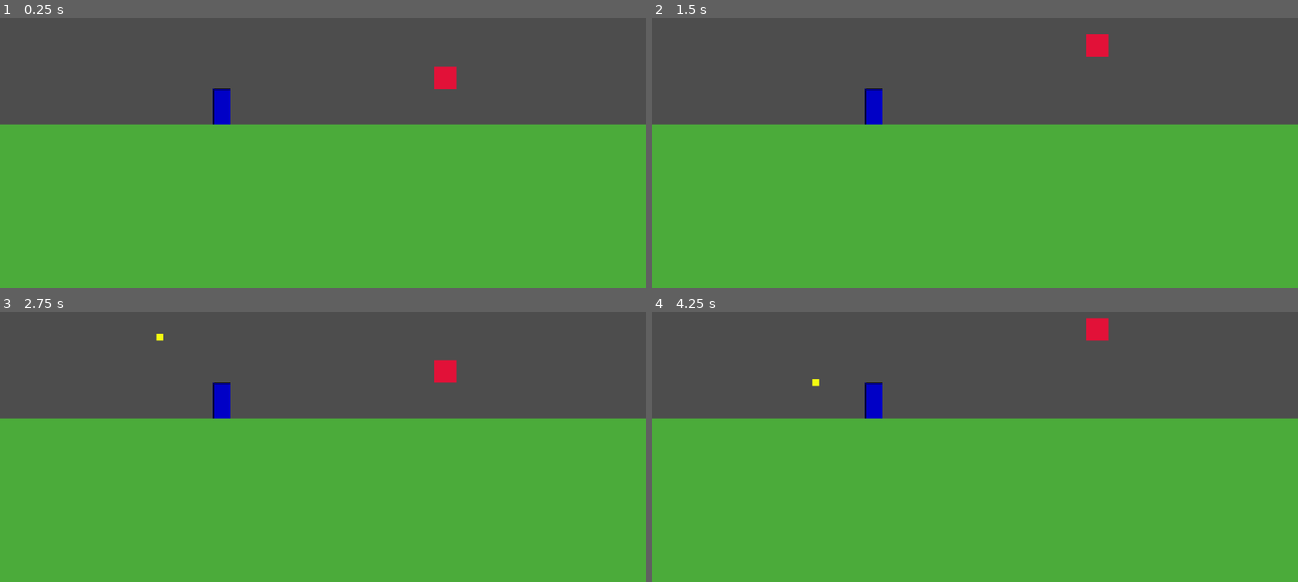
Above: before the commit, frames 1-4 (two rows, left to right).
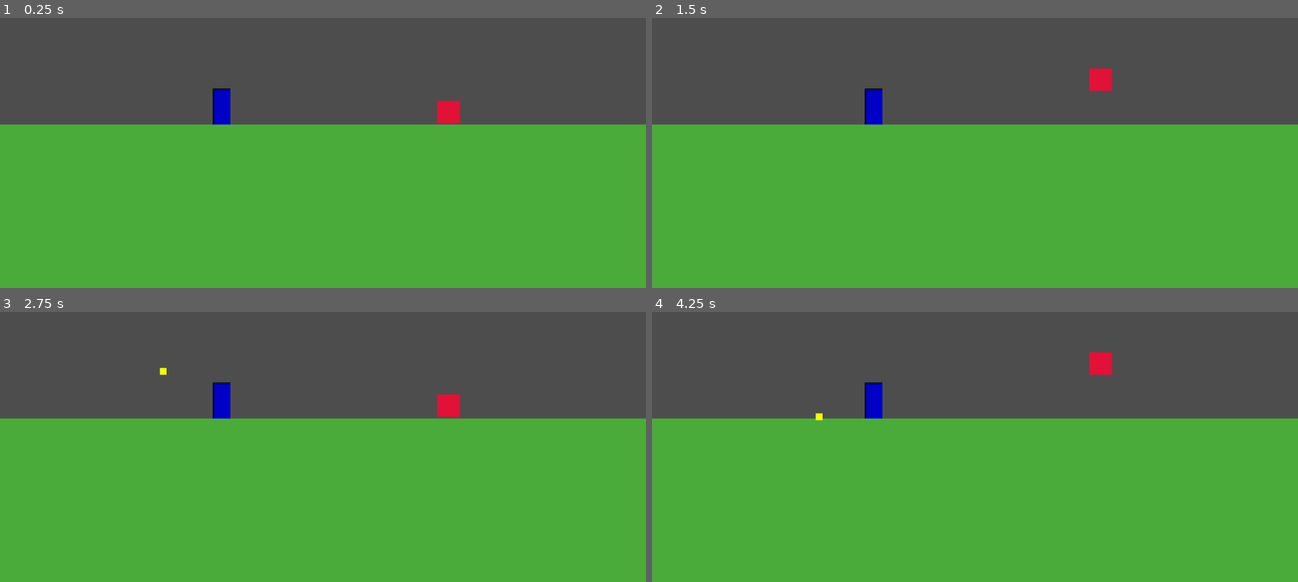
Above: after the commit, the same moments.

Repository: heyshahrad/EndlessParry
Game: Godot game, scene res://enviroment/world/main.tscn
The game is run twice, just before and just after one commit, with the same random seed, the same clock (stepped at 60 frames per second) and the same inputs.
Inputs:
- Up to frame 1 (0.25 s): no input
- Up to frame 2 (1.5 s): tap Enter (ui_accept) at 0.5, 0.77 s; tap Z (shield, bound only after the commit) at 0.6, 1.35 s
- Up to frame 3 (2.75 s): tap Enter (ui_accept) at 1.52 s; tap Z (shield, bound only after the commit) at 2.1 s
- Up to frame 4 (4.25 s): tap Z (shield, bound only after the commit) at 2.85, 3.6 s; tap Enter (ui_accept) at 3.02, 3.77 s

The runs differ from the first frame. In frame 1, 0.6% of the frame differs, in the area x 67-72%, y 17-40%; in frame 2, 0.6%; in frame 3, 0.7%; in frame 4, 0.7%, in the area x 24-72%, y 2-41%.

Commit message:
Added shield and parry logic

Diff:
--- a/characters/enemy/enemy.gd
+++ b/characters/enemy/enemy.gd
@@ -21,7 +21,7 @@
 	# Keep track of how long the game has been running
 	time_passed += delta
 
-	# The Sine wave magic!
+	# The Sine wave
 	# We take the starting position, and add a smooth waving number to it.
 	position.y = start_y + sin(time_passed * float_speed) * float_amplitude
 
@@ -34,3 +34,11 @@
 
 	# 3. Add the projectile to the main game world so it actually appears
 	get_tree().current_scene.add_child(proj)
+
+
+# This triggers when something hits the Enemy Area2D
+func _on_area_entered(area):
+	if area.is_in_group("projectile"):
+		if area.is_parried: # Only take damage if the player parried it!
+			area.queue_free() # Delete the projectile
+			queue_free() # Delete the Enemy
--- a/characters/enemy/enemy.tscn
+++ b/characters/enemy/enemy.tscn
@@ -26,4 +26,5 @@
 [node name="SpawnPoint" type="Marker2D" parent="."]
 position = Vector2(-22, 0)
 
+[connection signal="area_entered" from="." to="." method="_on_area_entered"]
 [connection signal="timeout" from="ShootTimer" to="." method="_on_shoot_timer_timeout"]
--- a/characters/enemy/projectile.gd
+++ b/characters/enemy/projectile.gd
@@ -1,10 +1,23 @@
 extends Area2D
 
 var speed: float = 400.0
+var direction: int = -1 # -1 moves left, 1 moves right
+var is_parried: bool = false
 
 func _process(delta):
-	# Move left constantly
-	position.x -= speed * delta
+	# Move in the direction constantly
+	position.x += speed * direction * delta
+
+
+
+# The player's shield will trigger this function
+func parry():
+	direction = 1 # Flip direction to right
+	speed = 600.0 # Make it fly back faster!
+	is_parried = true
+	$ColorRect.color = Color.CYAN # Change its color to show it was deflected
+
+
 
 # This deletes the projectile when it leaves the screen
 func _on_visible_on_screen_notifier_2d_screen_exited():
--- a/characters/enemy/projectile.tscn
+++ b/characters/enemy/projectile.tscn
@@ -5,7 +5,7 @@
 [sub_resource type="RectangleShape2D" id="RectangleShape2D_8saph"]
 size = Vector2(12, 12)
 
-[node name="Projectile" type="Area2D"]
+[node name="Projectile" type="Area2D" groups=["projectile"]]
 script = ExtResource("1_smw46")
 
 [node name="ColorRect" type="ColorRect" parent="."]
--- a/characters/player/player.gd
+++ b/characters/player/player.gd
@@ -1,17 +1,48 @@
 extends CharacterBody2D
 
+const JUMP_VELOCITY = -400.0
+var gravity = ProjectSettings.get_setting("physics/2d/default_gravity")
 
-const JUMP_VELOCITY = -400.0
+# New Shield Variables
+var is_shielding: bool = false
+var can_parry: bool = false
 
+func _ready():
+	$Shield.hide() # Hide the shield when the game starts
 
-func _physics_process(delta: float) -> void:
-	# Add the gravity.
+func _physics_process(delta):
+	# --- GRAVITY & JUMPING ---
 	if not is_on_floor():
-		velocity += get_gravity() * delta
+		velocity.y += gravity * delta
 
-	# Handle jump.
 	if Input.is_action_just_pressed("ui_accept") and is_on_floor():
 		velocity.y = JUMP_VELOCITY
 
+	# --- SHIELD LOGIC ---
+	if Input.is_action_just_pressed("shield"):
+		is_shielding = true
+		can_parry = true # Open the parry window!
+		$Shield.show()
+		$ParryTimer.start() # Start the 0.2 second countdown
+
+	if Input.is_action_just_released("shield"):
+		is_shielding = false
+		can_parry = false
+		$Shield.hide()
 
 	move_and_slide()
+
+# This triggers when the 0.2 second ParryTimer runs out
+func _on_parry_timer_timeout():
+	can_parry = false # The window closes, but the shield stays up to block
+
+# This triggers when something hits the Shield Area2D
+func _on_shield_area_entered(area):
+	if not is_shielding:
+		return # Do nothing if we aren't holding the shield button
+
+	if area.is_in_group("projectile"):
+		if can_parry:
+			area.parry() # We timed it perfectly! Deflect it!
+		else:
+			area.queue_free() # We held the button too long. Just destroy the projectile (Block).
--- a/characters/player/player.tscn
+++ b/characters/player/player.tscn
@@ -7,6 +7,9 @@
 
 [sub_resource type="RectangleShape2D" id="RectangleShape2D_508ok"]
 size = Vector2(32, 64)
+
+[sub_resource type="RectangleShape2D" id="RectangleShape2D_xxgcw"]
+size = Vector2(13, 66)
 
 [node name="Player" type="CharacterBody2D"]
 script = ExtResource("1_508ok")
@@ -22,3 +25,23 @@
 
 [node name="Camera2D" type="Camera2D" parent="."]
 position = Vector2(182, 0)
+
+[node name="Shield" type="Area2D" parent="."]
+
+[node name="ColorRect" type="ColorRect" parent="Shield"]
+offset_left = 18.0
+offset_top = -34.0
+offset_right = 29.0
+offset_bottom = 32.0
+color = Color(0, 1, 1, 1)
+
+[node name="CollisionShape2D" type="CollisionShape2D" parent="Shield"]
+position = Vector2(24.5, -1)
+shape = SubResource("RectangleShape2D_xxgcw")
+
+[node name="ParryTimer" type="Timer" parent="."]
+wait_time = 0.037
+one_shot = true
+
+[connection signal="area_entered" from="Shield" to="." method="_on_shield_area_entered"]
+[connection signal="timeout" from="ParryTimer" to="." method="_on_parry_timer_timeout"]
--- a/enviroment/world/main.tscn
+++ b/enviroment/world/main.tscn
@@ -24,4 +24,4 @@
 shape = SubResource("RectangleShape2D_lhhyj")
 
 [node name="Enemy" parent="." instance=ExtResource("2_tcmt3")]
-position = Vector2(400, -61)
+position = Vector2(406, 0)
--- a/project.godot
+++ b/project.godot
@@ -14,3 +14,11 @@
 run/main_scene="uid://2vanloqhtpsq"
 config/features=PackedStringArray("4.5", "Forward Plus")
 config/icon="res://icon.svg"
+
+[input]
+
+shield={
+"deadzone": 0.2,
+"events": [Object(InputEventKey,"resource_local_to_scene":false,"resource_name":"","device":-1,"window_id":0,"alt_pressed":false,"shift_pressed":false,"ctrl_pressed":false,"meta_pressed":false,"pressed":false,"keycode":0,"physical_keycode":90,"key_label":0,"unicode":122,"location":0,"echo":false,"script":null)
+]
+}
Not shown: 1 places in characters/player/player.tscn that only renumber resources
